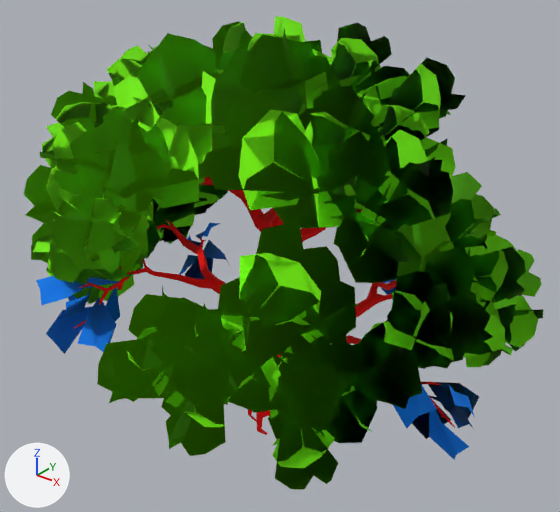
An edit to the glTF model public/siege/scifi/nature_SM_Tree_Generic_Giant_01.gltf, drawn before and after from the same camera.
Rendered twice from a 50 mm lens placed at (11.18, -13.84, 12.84), pointed at (-0.02, 0.17, 4.15). Lighting does not change. The marker at lower left points along +X, +Y and +Z. The picture after the commit comes second. Where no turn or scale is listed for an object, it has been applied to the vertices.

Objects in the first picture: 'SM_Tree_Generic_Giant_01'.
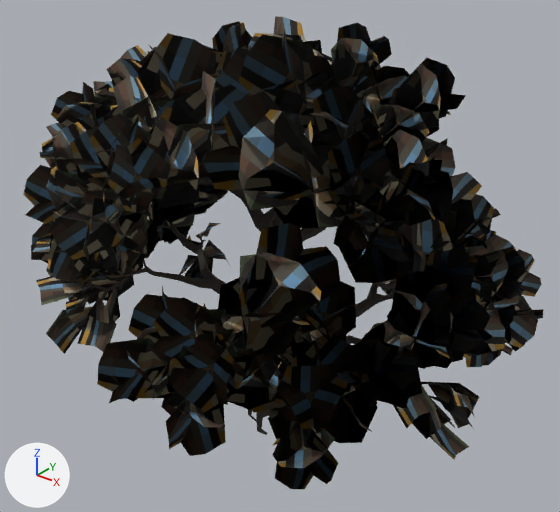
Diff of the bpy script that builds the scene:
```diff
--- a/public/siege/scifi/nature_SM_Tree_Generic_Giant_01.gltf.py
+++ b/public/siege/scifi/nature_SM_Tree_Generic_Giant_01.gltf.py
@@ img_polygonnature_04 @@
+img_polygonnature_04 = load_image('PolygonNature_04', 'PolygonNature_04.webp', 512, 512, 'sRGB')
@@ mat_trunk @@
 n2 = _N.new('ShaderNodeMix'); n2.name = 'Mix'
 n2.inputs[0].default_value = 1.0  # 'Factor'
-n2.inputs[7].default_value = (1.0, 0.0, 0.0, 1.0)  # 'B', red #ff0000
 n3 = _N.new('ShaderNodeVertexColor'); n3.name = 'Color Attribute'
+n4 = _N.new('ShaderNodeTexImage'); n4.name = 'Image Texture'
+n4.image = img_polygonnature_04
 _L.new(n0.outputs[0], n1.inputs[0])  # 'BSDF' to 'Surface'
 _L.new(n2.outputs[2], n0.inputs[0])  # 'Result' to 'Base Color'
-_L.new(n3.outputs[0], n2.inputs[6])  # 'Color' to 'A'
+_L.new(n3.outputs[0], n2.inputs[7])  # 'Color' to 'B'
+_L.new(n4.outputs[0], n2.inputs[6])  # 'Color' to 'A'
@@ mat_leave @@
 n2 = _N.new('ShaderNodeMix'); n2.name = 'Mix'
 n2.inputs[0].default_value = 1.0  # 'Factor'
-n2.inputs[7].default_value = (0.205, 1.0, 0.0, 1.0)  # 'B', green #7dff00
 n3 = _N.new('ShaderNodeVertexColor'); n3.name = 'Color Attribute'
+n4 = _N.new('ShaderNodeTexImage'); n4.name = 'Image Texture'
+n4.image = img_polygonnature_04
 _L.new(n0.outputs[0], n1.inputs[0])  # 'BSDF' to 'Surface'
 _L.new(n2.outputs[2], n0.inputs[0])  # 'Result' to 'Base Color'
-_L.new(n3.outputs[0], n2.inputs[6])  # 'Color' to 'A'
+_L.new(n3.outputs[0], n2.inputs[7])  # 'Color' to 'B'
+_L.new(n4.outputs[0], n2.inputs[6])  # 'Color' to 'A'
@@ mat_leaves_dead @@
 n2 = _N.new('ShaderNodeMix'); n2.name = 'Mix'
 n2.inputs[0].default_value = 1.0  # 'Factor'
-n2.inputs[7].default_value = (0.0, 0.227, 1.0, 1.0)  # 'B', blue #0083ff
 n3 = _N.new('ShaderNodeVertexColor'); n3.name = 'Color Attribute'
+n4 = _N.new('ShaderNodeTexImage'); n4.name = 'Image Texture'
+n4.image = img_polygonnature_04
 _L.new(n0.outputs[0], n1.inputs[0])  # 'BSDF' to 'Surface'
 _L.new(n2.outputs[2], n0.inputs[0])  # 'Result' to 'Base Color'
-_L.new(n3.outputs[0], n2.inputs[6])  # 'Color' to 'A'
+_L.new(n3.outputs[0], n2.inputs[7])  # 'Color' to 'B'
+_L.new(n4.outputs[0], n2.inputs[6])  # 'Color' to 'A'
```

Changed parts and their boxes [x1, y1, x2, y2] in the pictures (560 x 512 px):
'SM_Tree_Generic_Giant_01', surface changed (green to black): [23, 16, 543, 489] in both
